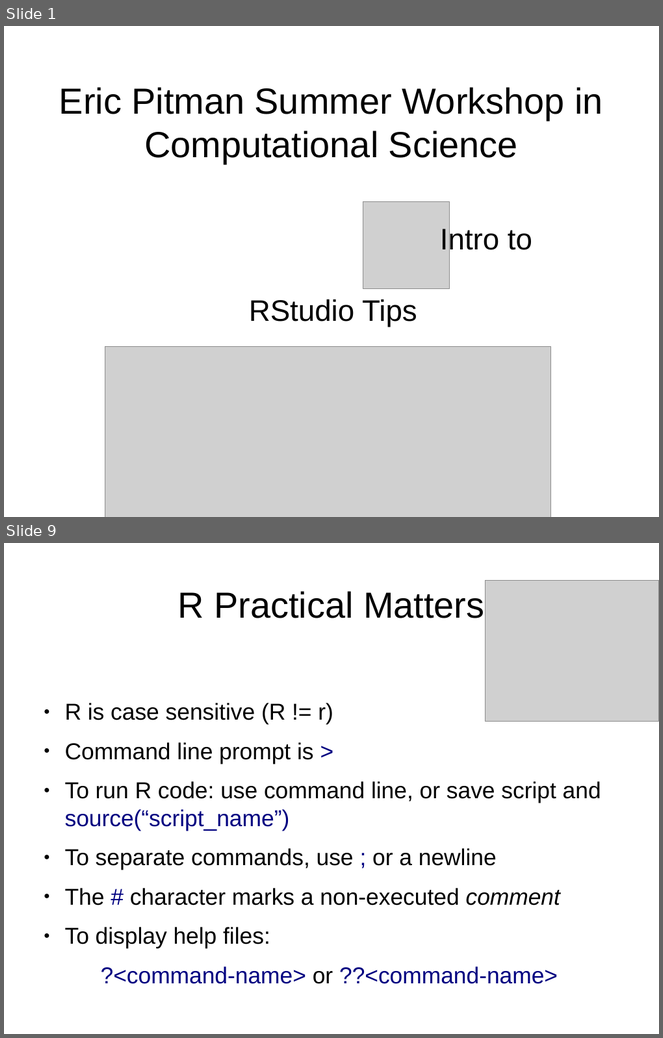
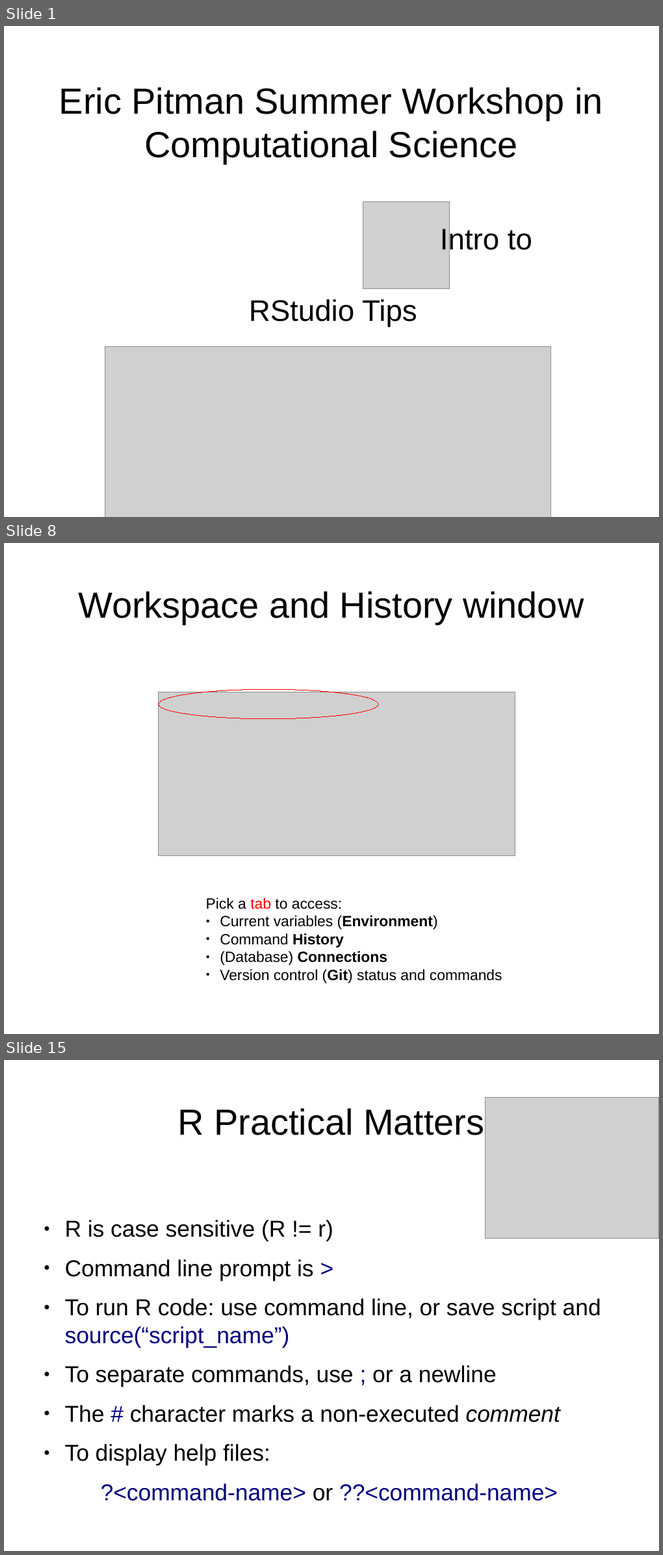
Before and after one commit to ubccr/hsws, a slide deck: slides/RStudio-basics.odp. Shown one above the other, each under a label of ours: slides 1 and 9 before the commit, slides 1, 8 and 15 after it; the slides between them are not shown. The pictures are 663x1038 and 663x1555 pixels, drawn with LibreOffice and Linux fonts; fonts in the diff are those of the drawing; grey boxes stand for pictures. Boxes give left, top, right and bottom in pixels: in the first picture for what was removed or moved away, otherwise in the second. Text is boxed around its words. In the diff, an @@ line names an element or a change of style, - is before the commit and + after.

```diff
--- a/slides/RStudio-basics.odp
+++ b/slides/RStudio-basics.odp
@@ slide 8 added at (4, 543, 659, 1034), background #FFFFFF @@
@@ title added at (78, 591, 584, 624), 44 pt, text #000000 @@
+Workspace and History window
@@ picture added at (159, 693, 516, 856) @@
@@ ellipse added at (159, 689, 378, 719), outline #FF0000 0 pt @@
@@ text added at (206, 898, 503, 984), 18 pt, text #000000 @@
+Pick a tab to access:
+● Current variables (Environment)
+● Command History
+● (Database) Connections
+● Version control (Git) status and commands
@@ what was slide 9 is now slide 15 @@
```
Also in this commit, not shown: 8 slides changed, 6 other slides added, 1 slide removed, 10 other files.
